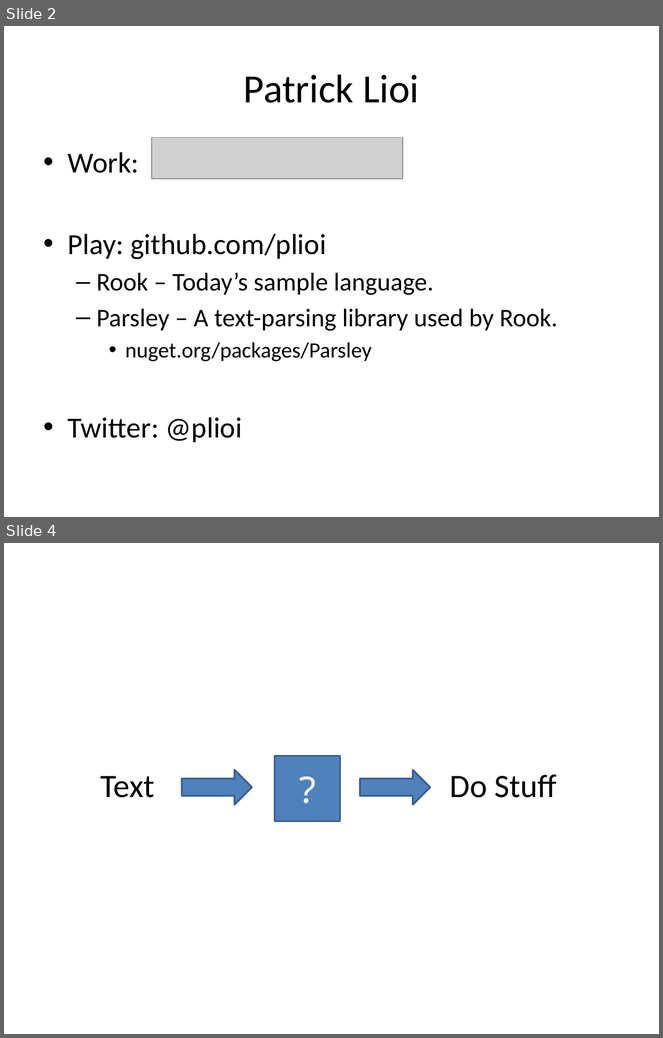
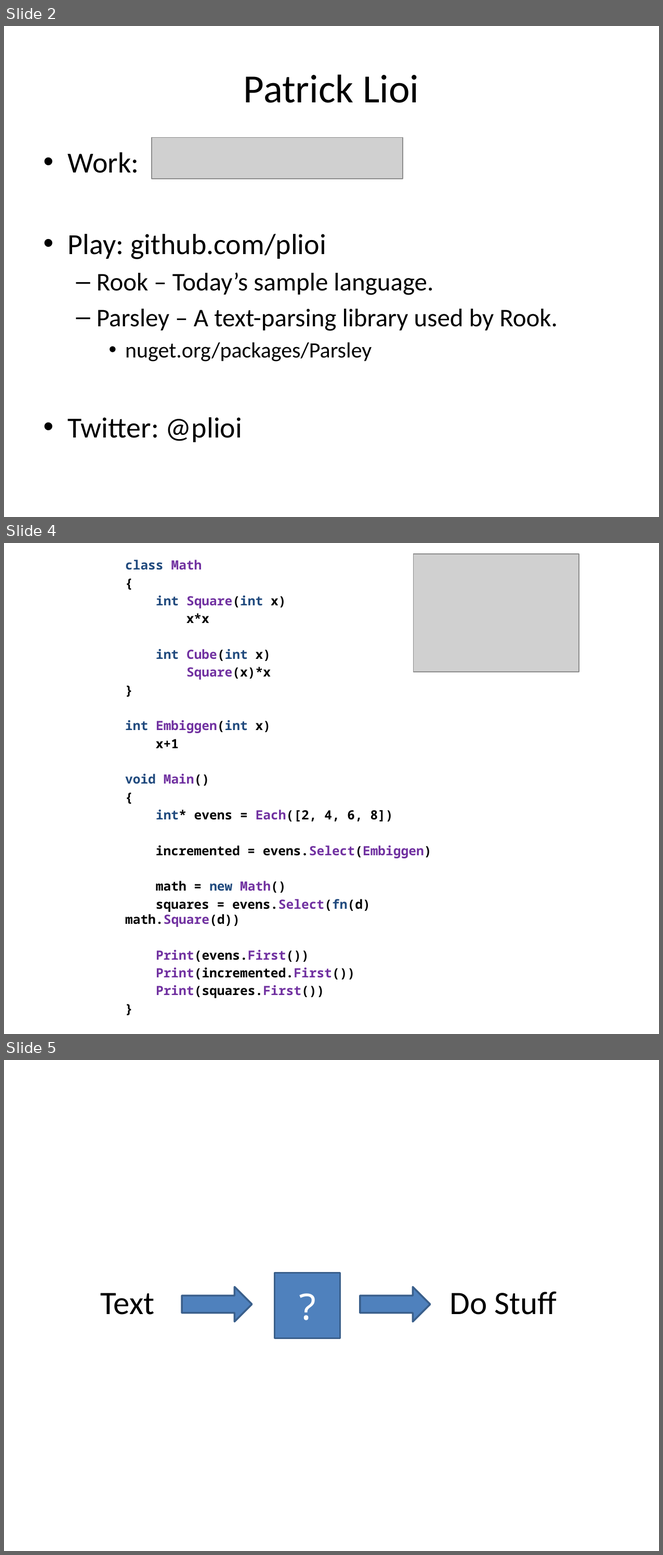
Before and after one commit to plioi/presentations, a slide deck: BuildingALanguage/BuildingALanguage.pptx. Shown one above the other, each under a label of ours: slides 2 and 4 before the commit, slides 2, 4 and 5 after it; the slides between them are not shown. The pictures are 663x1038 and 663x1555 pixels, drawn with LibreOffice and Linux fonts; fonts in the diff are those of the drawing; grey boxes stand for pictures. Boxes give left, top, right and bottom in pixels: in the first picture for what was removed or moved away, otherwise in the second. Text is boxed around its words. In the diff, an @@ line names an element or a change of style, - is before the commit and + after.

```diff
--- a/BuildingALanguage/BuildingALanguage.pptx
+++ b/BuildingALanguage/BuildingALanguage.pptx
@@ slide 4 added at (4, 543, 659, 1034), background #FFFFFF @@
@@ picture added at (414, 554, 579, 672) @@
@@ text added at (125, 560, 432, 999), 14 pt, text #000000, bold @@
+class Math
+{
+int Square(int x)
+x*x
+int Cube(int x)
+Square(x)*x
+}
+int Embiggen(int x)
+x+1
+void Main()
+{
+int* evens = Each([2, 4, 6, 8])
+incremented = evens.Select(Embiggen)
+math = new Math()
+squares = evens.Select(fn(d) math.Square(d))
+Print(evens.First())
+Print(incremented.First())
+Print(squares.First())
+}
@@ what was slide 4 is now slide 5 @@
```
Also in this commit, not shown: 11 slides changed, 1 other slide added, 1 slide removed.
